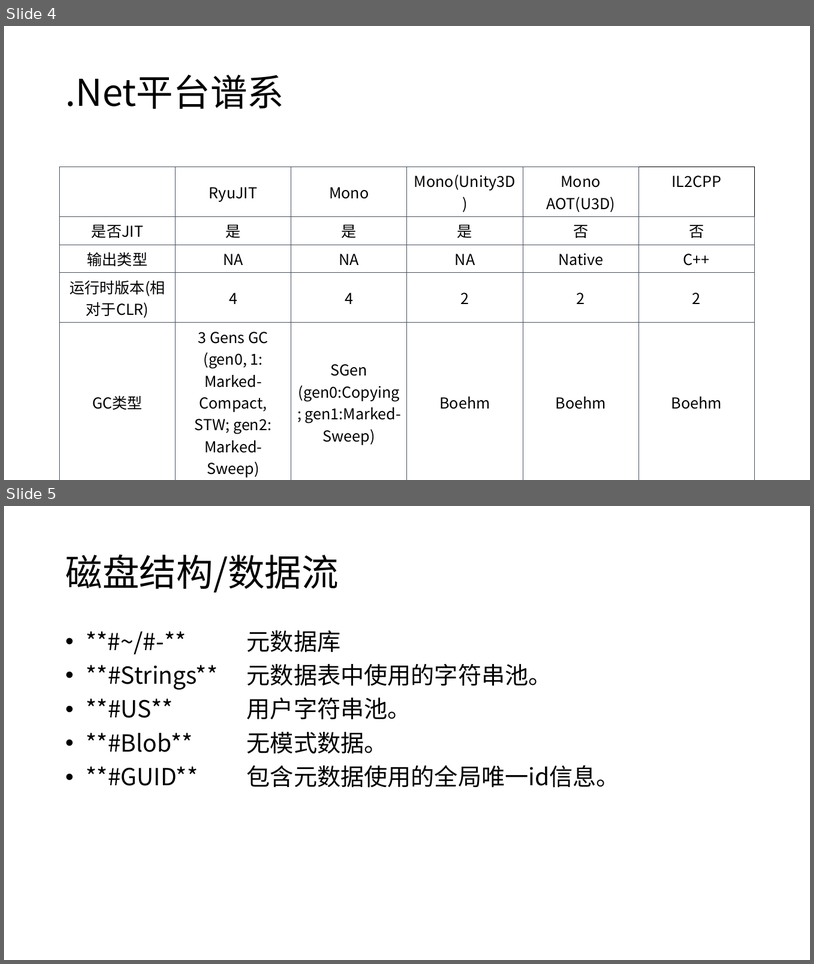
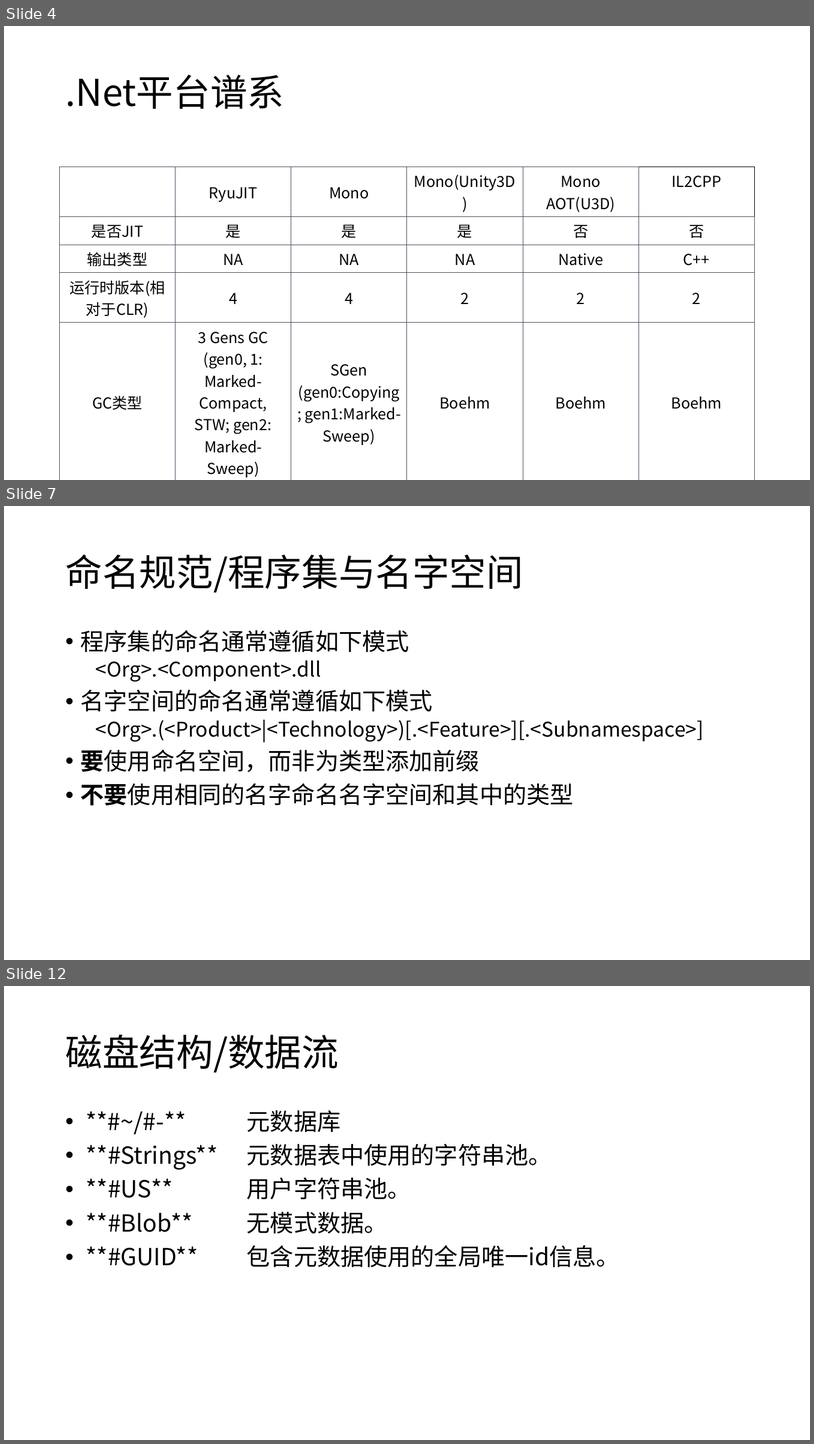
Before and after one commit to snakealpha/DotNetSession, a slide deck: pptx.pptx.pptx. Shown one above the other, each under a label of ours: slides 4 and 5 before the commit, slides 4, 7 and 12 after it; the slides between them are not shown. The pictures are 814x964 and 814x1444 pixels, drawn with LibreOffice and Linux fonts; fonts in the diff are those of the drawing. Boxes give left, top, right and bottom in pixels: in the first picture for what was removed or moved away, otherwise in the second. Text is boxed around its words. In the diff, an @@ line names an element or a change of style, - is before the commit and + after.

```diff
--- a/pptx.pptx.pptx
+++ b/pptx.pptx.pptx
@@ slide 7 added at <box>4,506,810,960</box>, background #FFFFFF @@
@@ title added at <box>65,554,524,592</box>, 44 pt, text #000000 @@
+命名规范/程序集与名字空间
@@ text added at <box>81,630,704,805</box>, 24 pt, text #000000 @@
+• 程序集的命名通常遵循如下模式
+  <Org>.<Component>.dll
+• 名字空间的命名通常遵循如下模式
+  <Org>.(<Product>|<Technology>)[.<Feature>][.<Subnamespace>]
+• 要使用命名空间，而非为类型添加前缀
+• 不要使用相同的名字命名名字空间和其中的类型
@@ what was slide 5 is now slide 12 @@
```
Also in this commit, not shown: 6 other slides added.
